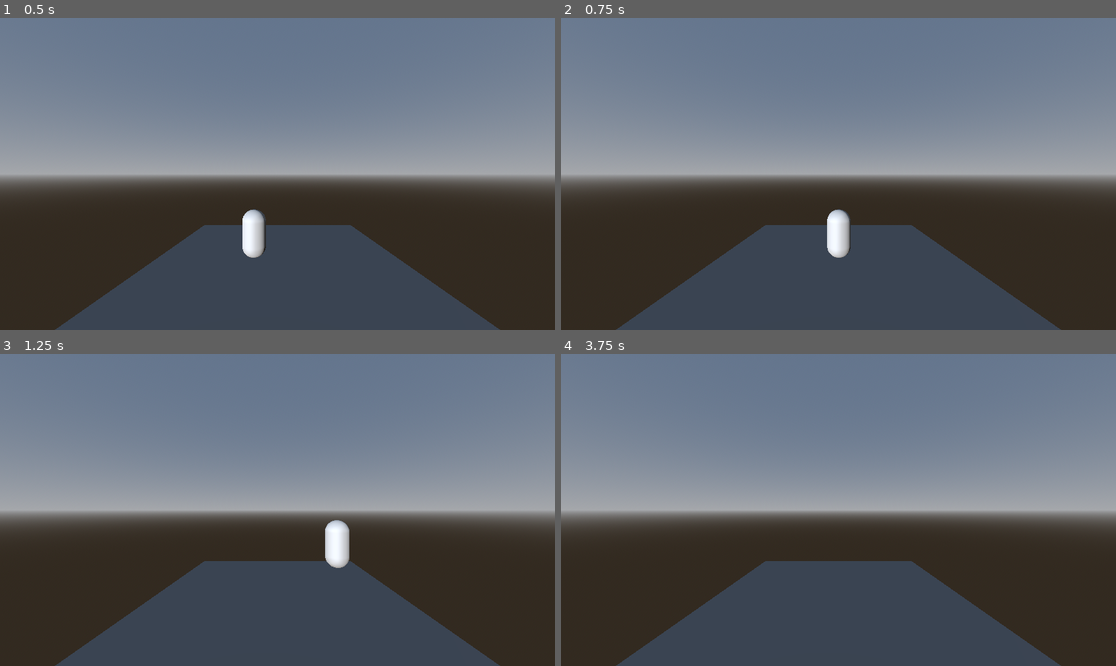
Above: before the commit, frames 1-4 (two rows, left to right).
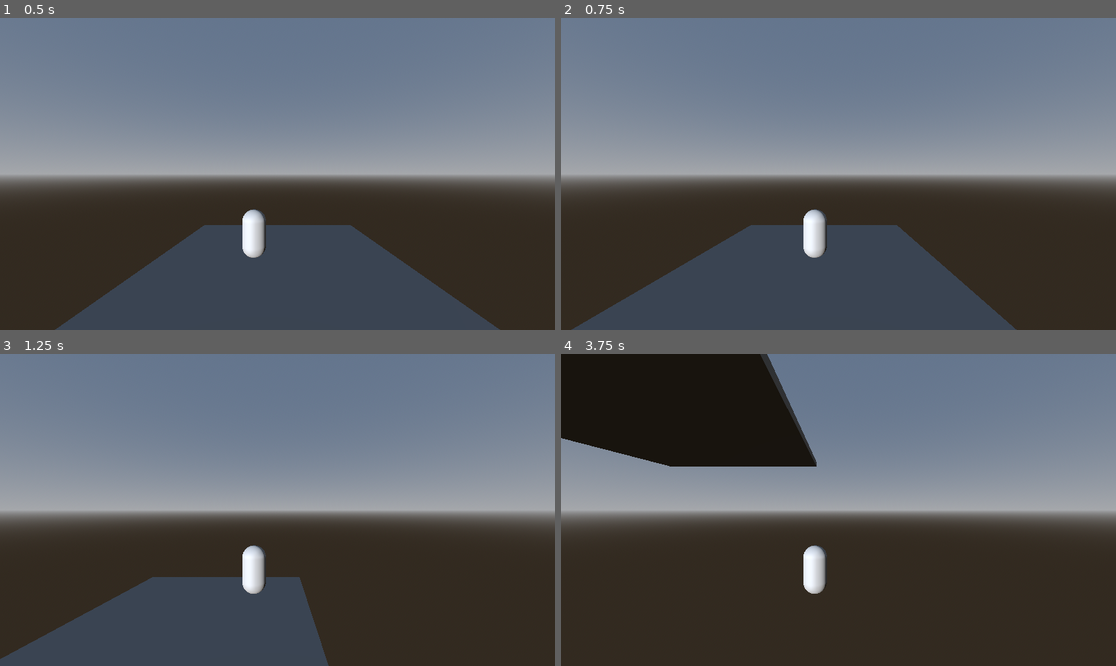
Above: after the commit, the same moments.

Repository: A-CheshireCat/the-switcher-iii
Game: Godot game, scene res://scenes/world.tscn
Same seed, same stepped clock (60 frames per second), same inputs: the game is played once before the commit and once after it.
Inputs:
- Up to frame 1 (0.5 s): no input
- Up to frame 2 (0.75 s): tap Enter at 0.5 s; hold D (move_right) from 0.53 s (still down)
- Up to frame 3 (1.25 s): keep holding D (move_right); tap Space (jump) at 0.77 s
- Up to frame 4 (3.75 s): release D (move_right) at 1.28 s; hold Down (ui_down) 1.28-2.03 s; tap Space (jump) at 1.52, 2, 3.02 s; hold D (move_right) 2.03-2.78 s; hold Up (ui_up) 2.78-3.53 s; hold A (move_left) from 3.53 s (still down)

Frame 1 is identical in both runs. In frame 2, 4.8% of the frame differs, in the area x 1-91%, y 61-100%; in frame 3, 11%; in frame 4, 32%, in the area x 0-91%, y 0-100%.

Commit message:
Update world.tscn
Camera s-a facut child la Player

Diff:
--- a/scenes/world.tscn
+++ b/scenes/world.tscn
@@ -29,6 +29,9 @@
 [node name="Player" parent="." unique_id=336666563 instance=ExtResource("1_nnsk1")]
 transform = Transform3D(1, 0, 0, 0, 1, 0, 0, 0, 1, -0.9847727, 1.1499996, 0.308733)
 
+[node name="Camera3D" type="Camera3D" parent="Player" unique_id=1972743673]
+transform = Transform3D(1, 0, 0, 0, 1, 0, 0, 0, 1, 0.9847727, 2.4984002, 8.57422)
+
 [node name="WorldEnvironment" type="WorldEnvironment" parent="." unique_id=1158637616]
 environment = SubResource("Environment_4wyf3")
 
@@ -36,6 +39,3 @@
 transform = Transform3D(0.8983038, 0, -0.43937483, 0, 1, 0, 0.43937483, 0, 0.8983038, -8.180935, 4.10433, 5.5248365)
 light_energy = 1.634
 shadow_enabled = true
-
-[node name="Camera3D" type="Camera3D" parent="." unique_id=1972743673]
-transform = Transform3D(1, 0, 0, 0, 1, 0, 0, 0, 1, 0, 3.6483998, 8.882953)
